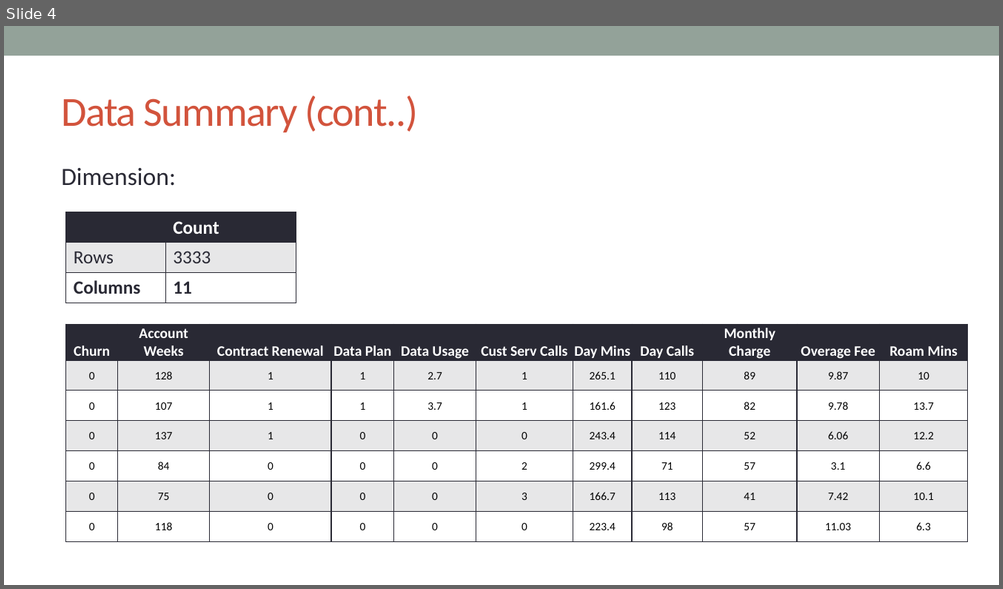
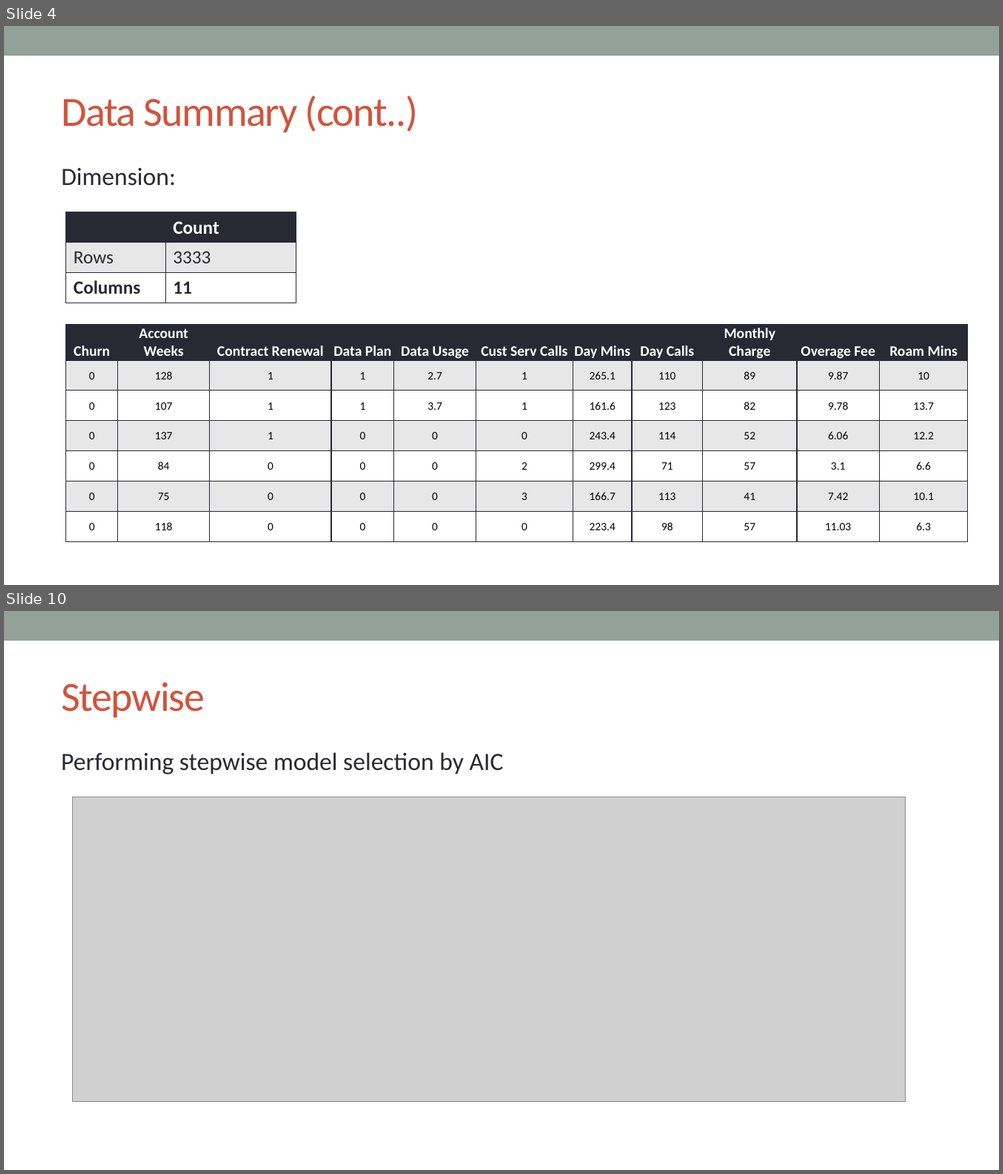
Before and after one commit to VickyVykciV/rProgramming, a slide deck: presentations/Churn_Analysis.pptx. Shown one above the other, each under a label of ours: slide 4 before the commit, slides 4 and 10 after it; the slides between them are not shown. The pictures are 1003x589 and 1003x1174 pixels, drawn with LibreOffice and Linux fonts; fonts in the diff are those of the drawing; grey boxes stand for pictures. Boxes give left, top, right and bottom in pixels: in the first picture for what was removed or moved away, otherwise in the second. Text is boxed around its words. In the diff, an @@ line names an element or a change of style, - is before the commit and + after.

```diff
--- a/presentations/Churn_Analysis.pptx
+++ b/presentations/Churn_Analysis.pptx
@@ slide 10 added at (4, 611, 999, 1170), background #FFFFFF; not listed: 1 template element that a slide beside it also shows @@
@@ title added at (61, 682, 205, 718), 40 pt, text #D2533C @@
+Stepwise
@@ text added at (61, 752, 504, 775), 24 pt, text #292934 @@
+Performing stepwise model selection by AIC
@@ picture added at (72, 797, 905, 1102) @@
```
Also in this commit, not shown: 5 slides changed, 7 other slides added, 6 slides removed, 2 other files.
